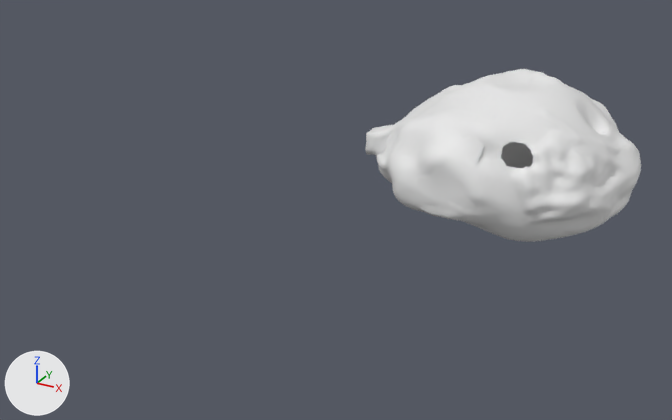
The Blender file models/room01/room01a.blend as it was, and as the next commit left it.
One viewpoint serves both versions: a camera (50 mm lens) standing at (27.6, -41.7, 21.4) and looking at (-5.3, 18.0, -8.5). The axes (+X, +Y, +Z) are drawn at lower left. The lights are the same throughout. The same objects are shown in both versions, whatever each file hides.

Objects in the first picture: 'left', 'left_low_poly_room', 'right'.
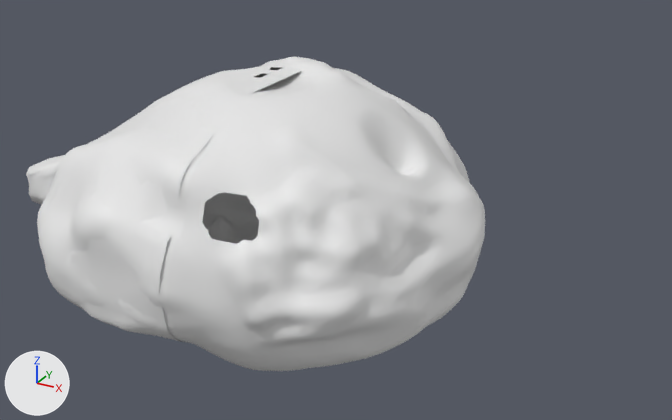
Patch to the scene script:
```diff
--- a/models/room01/room01a.blend.py
+++ b/models/room01/room01a.blend.py
@@ ob_left_low_poly_room @@
 ob_left_low_poly_room = bpy.data.objects.new('left_low_poly_room', me_sphere_002)
-ob_left_low_poly_room.location = (-0.35, 44.24, -11.17)
+ob_left_low_poly_room.location = (-0.35, 0.0, 0.0)
@@ ob_left @@
 ob_left = bpy.data.objects.new('left', me_sphere_001)
-ob_left.location = (0.89, 44.24, -11.17)
+ob_left.location = (0.89, 0.0, 0.0)
 ob_left.scale = (10.0, 10.0, 7.96)
@@ ob_right @@
 ob_right = bpy.data.objects.new('right', me_sphere_003)
-ob_right.location = (0.89, 44.24, -11.17)
+ob_right.location = (0.89, 0.0, 0.0)
 ob_right.scale = (10.0, 10.0, 7.96)
```

Changed parts and their boxes (x1, y1, x2, y2) in the pictures (672 x 420 px):
'right', moved
    before: (481, 72, 641, 242)
    after: (167, 61, 485, 371)
'left', moved
    before: (376, 69, 539, 232)
    after: (37, 57, 342, 343)
'left_low_poly_room', moved
    before: (365, 70, 534, 229)
    after: (26, 57, 337, 343)
